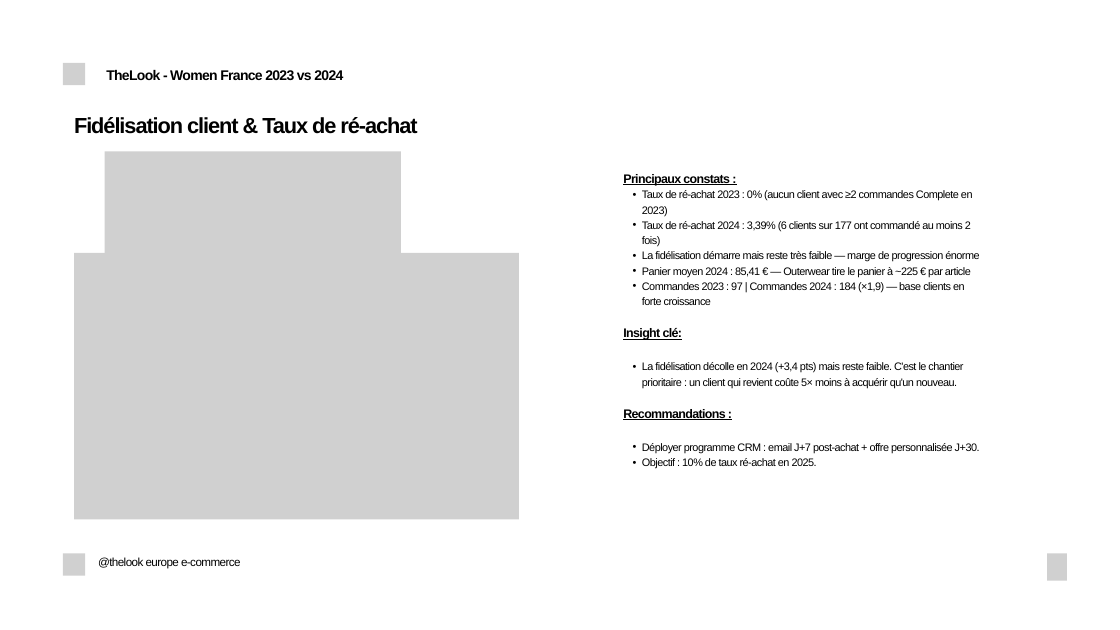
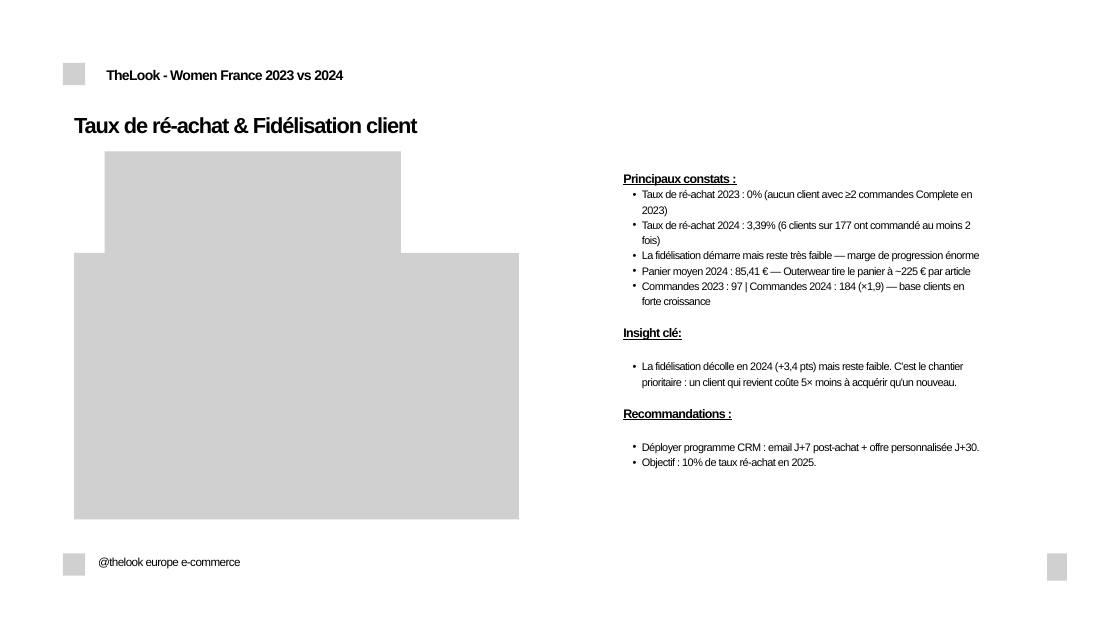
Before and after one commit to fko-data-sport/thelook-da-projet, a slide deck: slide 14 of slides/Soutenance_20min.pptx. Drawn at 1120x630 pixels with LibreOffice and Linux fonts; fonts in the diff are those of the drawing; grey boxes stand for pictures. Boxes give left, top, right and bottom in pixels: in the first picture for what was removed or moved away, otherwise in the second. Text is boxed around its words. In the diff, an @@ line names an element or a change of style, - is before the commit and + after.

```diff
--- a/slides/Soutenance_20min.pptx
+++ b/slides/Soutenance_20min.pptx
@@ text at (x1=74, y1=117, x2=418, y2=134): text changed @@
-Fidélisation client & Taux de ré-achat
+Taux de ré-achat & Fidélisation client
```
Also in this commit, not shown: 2 other slides changed.
